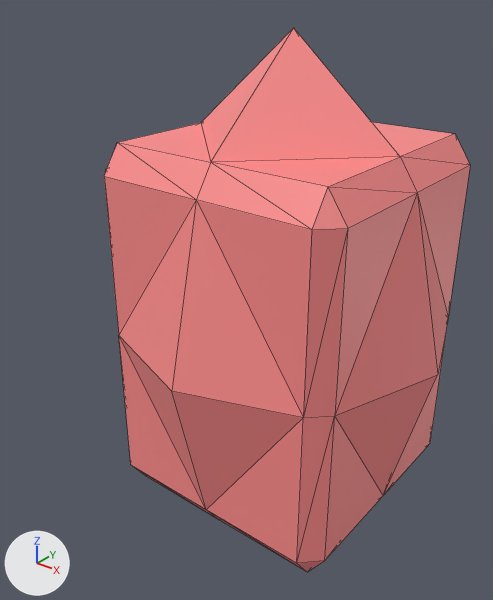
Before and after pictures for a commit that changed the OBJ model Assets/Model/enemy/enemy.obj.
Rendered twice from a camera (50 mm lens) standing at (1.68, -2.4, 2.4) and looking at (0.02, -0.32, 1.12). Lighting does not change. The marker at lower left points along +X, +Y and +Z. Mesh edges are drawn as thin lines. Where no turn or scale is listed for an object, it has been applied to the vertices.
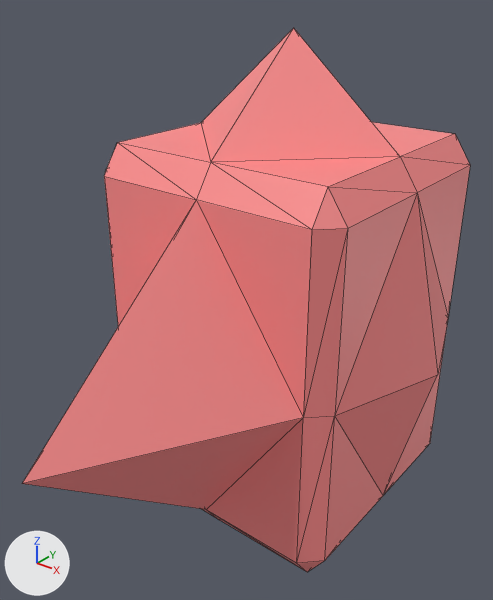
Location of each change, [x1, y1, x2, y2] in pixels of the pictures (493 x 600 px; the box of a moved part takes in the faces that stretch with it):
'Cube.001', reshaped (22% wider): before [104, 28, 470, 572]; after [22, 28, 470, 572]
part 1 of me_cube_001, moved or reshaped: before [119, 201, 303, 509]; after [22, 201, 303, 509]

The edits, one by one:
me_cube_001 has 54 vertices, 104 faces and spans x -0.78..0.78, y -0.78..0.78, z 0.0..2.19.
me_cube_001 is used by ob_cube_001; location (0.0, 0.0, 0.0).
Part 1, on me_cube_001:
Vertex 53 of me_cube_001 moves from (0.0, -0.78, 0.88) at pixel (171, 391) to (0.0, -1.48, 0.88) at pixel (21, 483).
